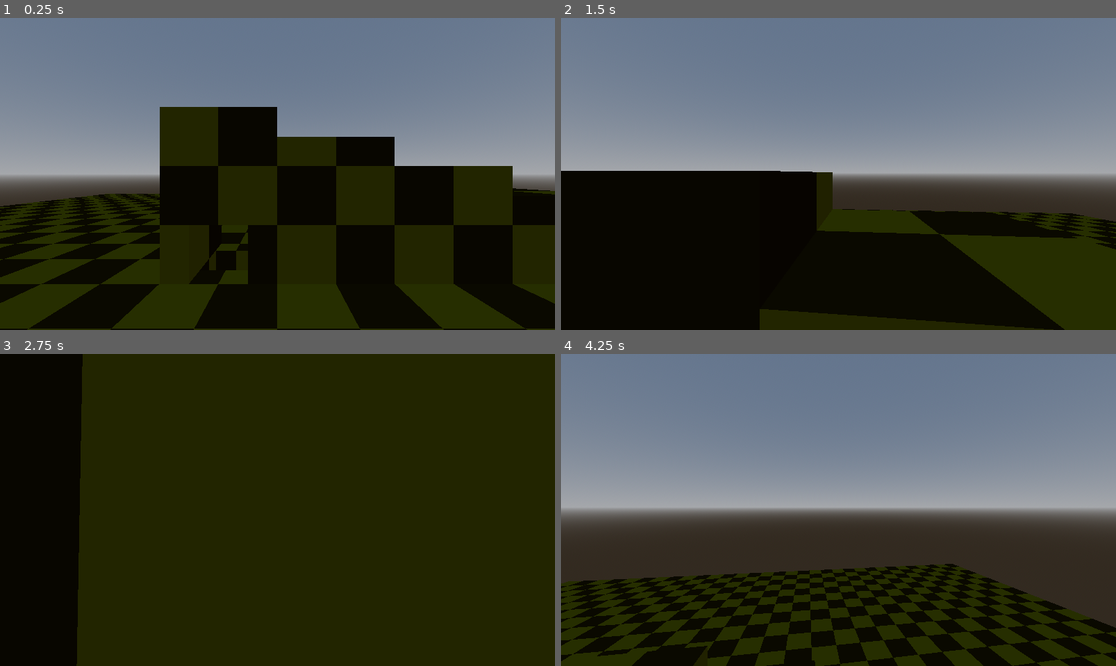
Above: before the commit, frames 1-4 (two rows, left to right).
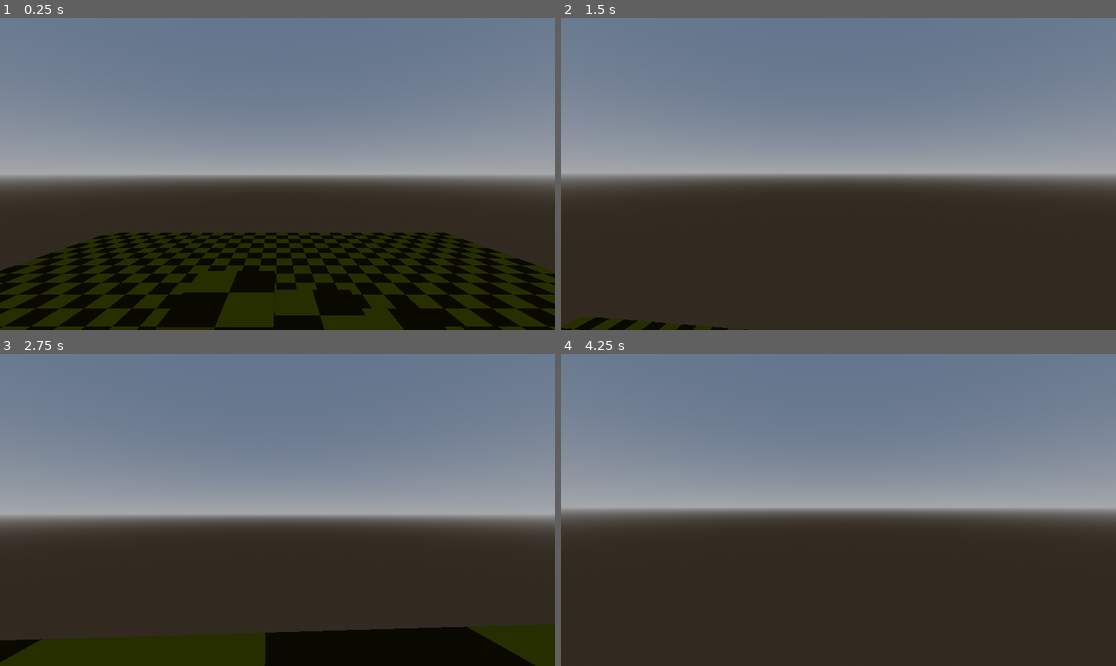
Above: after the commit, the same moments.

Repository: ColinVanderMeer/Extensibility
Game: Godot game, scene res://scenes/testMap.tscn
The game is run twice, just before and just after one commit, with the same random seed, the same clock (stepped at 60 frames per second) and the same inputs. The project has no main scene, so this scene is started directly.
Inputs (mouse positions are in pixels of both pictures, inside the frame that each line leads up to):
- Up to frame 1 (0.25 s): no input
- Up to frame 2 (1.5 s): tap Enter at 0.5 s; move the mouse to (866, 174) at 0.52 s; hold W (forward) from 0.53 s (still down); tap E (interact) at 0.6, 1.35 s; tap Space (jump) at 0.77 s; move the mouse to (810, 174) at 1.27 s
- Up to frame 3 (2.75 s): keep holding W (forward); tap Space (jump) at 1.52 s; move the mouse to (288, 503) at 2.02 s; hold 1 from 2.03 s (still down); tap E (interact) at 2.3 s
- Up to frame 4 (4.25 s): keep holding W (forward); move the mouse to (832, 516) at 2.77 s; release 1 at 2.78 s; tap 2 at 2.85 s; tap Space (jump) at 3.02, 3.77 s; tap E (interact) at 3.05, 3.8 s; move the mouse to (877, 513) at 3.52 s; hold 3 from 3.53 s (still down)

The runs differ from the first frame. In frame 1, 41% of the frame differs, in the area x 0-100%, y 28-100%; in frame 2, 44%; in frame 3, 95%, in the area x 0-100%, y 0-100%; in frame 4, 28%.

Commit message:
Add breakable walls

Diff:
--- a/scenes/player.gd
+++ b/scenes/player.gd
@@ -42,7 +42,7 @@
 					picked_object.collision_layer = 1
 					picked_object = null
 			SIZE.Big:
-				pass
+				break_wall()
 	if Input.is_physical_key_pressed(KEY_1):
 		playerSize = SIZE.Small
 	if Input.is_physical_key_pressed(KEY_2):
@@ -97,3 +97,9 @@
 	if collider != null and collider is RigidBody3D:
 		picked_object = collider
 		picked_object.collision_layer = 0
+
+func break_wall():
+	var collider = _raycast.get_collider()
+	print(collider)
+	if collider != null and collider is StaticBody3D and collider.collision_layer == 3:
+		collider.queue_free()
--- a/scenes/testMap.tscn
+++ b/scenes/testMap.tscn
@@ -26,24 +26,28 @@
 
 [sub_resource type="SphereShape3D" id="SphereShape3D_eps8r"]
 
-[sub_resource type="StandardMaterial3D" id="StandardMaterial3D_1u3oi"]
+[sub_resource type="BoxMesh" id="BoxMesh_o27dx"]
+
+[sub_resource type="BoxShape3D" id="BoxShape3D_0juyn"]
+
+[sub_resource type="StandardMaterial3D" id="StandardMaterial3D_tt2p3"]
 albedo_texture = ExtResource("4_8rnc1")
 metallic_specular = 0.0
 texture_filter = 2
 
-[sub_resource type="StandardMaterial3D" id="StandardMaterial3D_vhbu4"]
+[sub_resource type="StandardMaterial3D" id="StandardMaterial3D_nuapi"]
 albedo_texture = ExtResource("4_8rnc1")
 metallic_specular = 0.0
 texture_filter = 2
 
-[sub_resource type="ArrayMesh" id="ArrayMesh_7m33p"]
+[sub_resource type="ArrayMesh" id="ArrayMesh_c1oo0"]
 _surfaces = [{
 "aabb": AABB(-16, -1, -16, 32, 4, 32),
 "attribute_data": PackedByteArray("AACAwAAAAL8AAEDAAAAAvwAAQMAAAAAAAACAwAAAAAAAAABBAAAAvwAAAEEAAAAAAACAQAAAAAAAAADBAAAA …(4847 unchanged characters)…
 "format": 34359742487,
 "index_count": 684,
 "index_data": PackedByteArray("AAABAAIAAAACAAMABAAFAAYABwAIAAkACgALAAwACgAMAA0ADgAPABAADgAQABEAEgATABQAEgAUABUAFgAXABgA …(1739 unchanged characters)…
-"material": SubResource("StandardMaterial3D_1u3oi"),
+"material": SubResource("StandardMaterial3D_tt2p3"),
 "name": "C1A0_LABFLRC",
 "primitive": 3,
 "uv_scale": Vector4(0, 0, 0, 0),
@@ -63,98 +67,99 @@
 "vertex_data": PackedByteArray("AACgQQAAAAAAAIBAAADgQQAAAAAAAIBAAADgQQAAgL8AAIBAAACgQQAAgL8AAIBAAACgQQAAgL8AAIDAAADgQQA …(5035 unchanged characters)…
 }]
 
-[sub_resource type="ArrayOccluder3D" id="ArrayOccluder3D_tkh5s"]
+[sub_resource type="ArrayOccluder3D" id="ArrayOccluder3D_wsf7y"]
 vertices = PackedVector3Array(-8, 1, 16, -6, 1, 16, -6, 0, 16, -8, 0, 16, -8, 1, 16, -8, 0, 16, -8, 0, 8, -6, 1, 16, -6 …(7548 unchanged characters)…
 indices = PackedInt32Array(0, 0, 0, 0, 0, 0, 0, 0, 0, 0, 0, 0, 0, 0, 0, 0, 0, 0, 0, 0, 0, 0, 0, 0, 0, 0, 0, 0, 0, 0, 0, …(7530 unchanged characters)…
 
-[sub_resource type="ConvexPolygonShape3D" id="ConvexPolygonShape3D_xrw2h"]
+[sub_resource type="ConvexPolygonShape3D" id="ConvexPolygonShape3D_kst0h"]
 points = PackedVector3Array(-8, 1, 16, -6, 1, 16, -6, 0, 16, -8, 0, 16, -8, 0, 8, -6, 0, 8)
 
-[sub_resource type="ConvexPolygonShape3D" id="ConvexPolygonShape3D_6ppnq"]
+[sub_resource type="ConvexPolygonShape3D" id="ConvexPolygonShape3D_7wtfc"]
 points = PackedVector3Array(-6, 2, 16, -4, 2, 16, -4, 0, 16, -6, 0, 16, -6, 0, 8, -4, 0, 8)
 
-[sub_resource type="ConvexPolygonShape3D" id="ConvexPolygonShape3D_l0x5d"]
+[sub_resource type="ConvexPolygonShape3D" id="ConvexPolygonShape3D_3d1bo"]
 points = PackedVector3Array(-4, 3, 16, -2, 3, 16, -2, 0, 16, -4, 0, 16, -4, 0, 8, -2, 0, 8)
 
-[sub_resource type="ConvexPolygonShape3D" id="ConvexPolygonShape3D_6dsv2"]
+[sub_resource type="ConvexPolygonShape3D" id="ConvexPolygonShape3D_pw1lr"]
 points = PackedVector3Array(-2, 3, 16, 0, 3, 16, 0, 0, 16, -2, 0, 16, -2, 0, 8, -2, 3, 15, 0, 3, 15, 0, 0, 8)
 
-[sub_resource type="ConvexPolygonShape3D" id="ConvexPolygonShape3D_3o1gd"]
+[sub_resource type="ConvexPolygonShape3D" id="ConvexPolygonShape3D_oy3tl"]
 points = PackedVector3Array(0, 3, 16, 2, 3, 16, 2, 0, 16, 0, 0, 16, 0, 3, 14, 0, 0, 8, 2, 3, 14, 2, 0, 8)
 
-[sub_resource type="ConvexPolygonShape3D" id="ConvexPolygonShape3D_814m0"]
+[sub_resource type="ConvexPolygonShape3D" id="ConvexPolygonShape3D_weslo"]
 points = PackedVector3Array(2, 3, 16, 4, 3, 16, 4, 0, 16, 2, 0, 16, 2, 0, 8, 2, 3, 13, 4, 3, 13, 4, 0, 8)
 
-[sub_resource type="ConvexPolygonShape3D" id="ConvexPolygonShape3D_kin3i"]
+[sub_resource type="ConvexPolygonShape3D" id="ConvexPolygonShape3D_s2u6m"]
 points = PackedVector3Array(4, 3, 16, 6, 3, 16, 6, 0, 16, 4, 0, 16, 4, 0, 8, 4, 3, 12, 6, 3, 12, 6, 0, 8)
 
-[sub_resource type="ConvexPolygonShape3D" id="ConvexPolygonShape3D_xwp84"]
+[sub_resource type="ConvexPolygonShape3D" id="ConvexPolygonShape3D_kugyv"]
 points = PackedVector3Array(8, 0, 16, 6, 0, 16, 6, 3, 16, 8, 3, 16, 8, 3, 11, 8, 0, 8, 6, 0, 8, 6, 3, 11)
 
-[sub_resource type="ConvexPolygonShape3D" id="ConvexPolygonShape3D_gcir7"]
+[sub_resource type="ConvexPolygonShape3D" id="ConvexPolygonShape3D_27rvl"]
 points = PackedVector3Array(8, 1, -2, 6, 1, -2, 6, -0.03125, -2, 8, -0.03125, -2, 8, -0.03125, 0, 6, -0.03125, 0, 6, 1, 0, 8, 1, 0)
 
-[sub_resource type="ConvexPolygonShape3D" id="ConvexPolygonShape3D_vvdqw"]
+[sub_resource type="ConvexPolygonShape3D" id="ConvexPolygonShape3D_d0ic4"]
 points = PackedVector3Array(2, 2, 0, 4, 2, 0, 4, 0, 0, 2, 0, 0, 2, 0, -2, 4, 0, -2, 4, 2, -2, 2, 2, -2)
 
-[sub_resource type="ConvexPolygonShape3D" id="ConvexPolygonShape3D_up5tp"]
+[sub_resource type="ConvexPolygonShape3D" id="ConvexPolygonShape3D_eve82"]
 points = PackedVector3Array(2, 2.5, -2, 0, 2.5, -2, 0, 0, -2, 2, 0, -2, 2, 0, 0, 0, 0, 0, 0, 2.5, 0, 2, 2.5, 0)
 
-[sub_resource type="ConvexPolygonShape3D" id="ConvexPolygonShape3D_e2ty3"]
+[sub_resource type="ConvexPolygonShape3D" id="ConvexPolygonShape3D_yx6bb"]
 points = PackedVector3Array(6, 1.5, -2, 4, 1.5, -2, 4, 0, -2, 6, 0, -2, 6, 0, 0, 4, 0, 0, 4, 1.5, 0, 6, 1.5, 0)
 
-[sub_resource type="ConvexPolygonShape3D" id="ConvexPolygonShape3D_5qlbt"]
+[sub_resource type="ConvexPolygonShape3D" id="ConvexPolygonShape3D_wgfwp"]
 points = PackedVector3Array(10, 0.5, -2, 8, 0.5, -2, 8, 0, -2, 10, 0, -2, 10, 0, 0, 8, 0, 0, 8, 0.5, 0, 10, 0.5, 0)
 
-[sub_resource type="ConvexPolygonShape3D" id="ConvexPolygonShape3D_lvbsl"]
+[sub_resource type="ConvexPolygonShape3D" id="ConvexPolygonShape3D_my1s6"]
 points = PackedVector3Array(-0.5, 1, 0, -1.5, 1, 0, -1.5, 3, 0, -0.5, 3, 0, -0.5, 3, -2, -1.5, 3, -2, -1.5, 1, -2, -0.5, 1, -2)
 
-[sub_resource type="ConvexPolygonShape3D" id="ConvexPolygonShape3D_twppr"]
+[sub_resource type="ConvexPolygonShape3D" id="ConvexPolygonShape3D_my44k"]
 points = PackedVector3Array(-2, 3, 0, -1.5, 3, 0, -1.5, 0, 0, -2, 0, 0, -2, 0, -2, -1.5, 0, -2, -1.5, 3, -2, -2, 3, -2)
 
-[sub_resource type="ConvexPolygonShape3D" id="ConvexPolygonShape3D_bfnse"]
+[sub_resource type="ConvexPolygonShape3D" id="ConvexPolygonShape3D_g0on0"]
 points = PackedVector3Array(0, 3, -2, -0.5, 3, -2, -0.5, 0, -2, 0, 0, -2, 0, 0, 0, -0.5, 0, 0, -0.5, 3, 0, 0, 3, 0)
 
-[sub_resource type="ConvexPolygonShape3D" id="ConvexPolygonShape3D_io0h1"]
+[sub_resource type="ConvexPolygonShape3D" id="ConvexPolygonShape3D_vke1k"]
 points = PackedVector3Array(-0.5, -1, 16, -1.5, -1, 16, -1.5, 0, 16, -0.5, 0, 16, -0.5, 0, -0.5, -1.5, 0, -0.5, -1.5, -1, -0.5, -0.5, -1, -0.5)
 
-[sub_resource type="ConvexPolygonShape3D" id="ConvexPolygonShape3D_ttqrg"]
+[sub_resource type="ConvexPolygonShape3D" id="ConvexPolygonShape3D_vg2qc"]
 points = PackedVector3Array(-0.5, 0, -16, -1.5, 0, -16, -1.5, -1, -16, -0.5, -1, -16, -0.5, -1, -1.5, -1.5, -1, -1.5, -1.5, 0, -1.5, -0.5, 0, -1.5)
 
-[sub_resource type="ConvexPolygonShape3D" id="ConvexPolygonShape3D_rjono"]
+[sub_resource type="ConvexPolygonShape3D" id="ConvexPolygonShape3D_pxoql"]
 points = PackedVector3Array(-1.5, 0, 16, -1.5, -1, 16, -16, -1, 16, -16, 0, 16, -1.5, -1, -16, -1.5, 0, -16, -16, 0, -16, -16, -1, -16)
 
-[sub_resource type="ConvexPolygonShape3D" id="ConvexPolygonShape3D_2qnnm"]
+[sub_resource type="ConvexPolygonShape3D" id="ConvexPolygonShape3D_k3tet"]
 points = PackedVector3Array(-0.5, -1, -16, 16, -1, -16, 16, 0, -16, -0.5, 0, -16, -0.5, 0, 16, 16, 0, 16, 16, -1, 16, -0.5, -1, 16)
 
-[sub_resource type="ConvexPolygonShape3D" id="ConvexPolygonShape3D_x8o5p"]
+[sub_resource type="ConvexPolygonShape3D" id="ConvexPolygonShape3D_uhtce"]
 points = PackedVector3Array(20, 0, 4, 28, 0, 4, 28, -1, 4, 20, -1, 4, 20, -1, -4, 28, -1, -4, 28, 0, -4, 20, 0, -4)
 
-[sub_resource type="ConvexPolygonShape3D" id="ConvexPolygonShape3D_hem0r"]
+[sub_resource type="ConvexPolygonShape3D" id="ConvexPolygonShape3D_q6ofn"]
 points = PackedVector3Array(32, 0, 4, 40, 0, 4, 40, -1, 4, 32, -1, 4, 32, -1, -4, 40, -1, -4, 40, 0, -4, 32, 0, -4)
 
-[sub_resource type="ConvexPolygonShape3D" id="ConvexPolygonShape3D_rxvlq"]
+[sub_resource type="ConvexPolygonShape3D" id="ConvexPolygonShape3D_3xabi"]
 points = PackedVector3Array(44, 0, 4, 52, 0, 4, 52, -1, 4, 44, -1, 4, 44, -1, -4, 52, -1, -4, 52, 0, -4, 44, 0, -4)
 
-[sub_resource type="ConvexPolygonShape3D" id="ConvexPolygonShape3D_7yrml"]
+[sub_resource type="ConvexPolygonShape3D" id="ConvexPolygonShape3D_4s72r"]
 points = PackedVector3Array(34.5, 4, 4, 37.5, 4, 4, 37.5, 1, 4, 34.5, 1, 4, 34.5, 1, -4, 37.5, 1, -4, 37.5, 4, -4, 34.5, 4, -4)
 
-[sub_resource type="ConvexPolygonShape3D" id="ConvexPolygonShape3D_vx2hi"]
+[sub_resource type="ConvexPolygonShape3D" id="ConvexPolygonShape3D_0c7pd"]
 points = PackedVector3Array(37.5, 1, -4, 36.5, 1, -4, 36.5, 0, -4, 37.5, 0, -4, 37.5, 0, 2.5, 36.5, 0, 2.5, 36.5, 1, 2.5, 37.5, 1, 2.5)
 
-[sub_resource type="ConvexPolygonShape3D" id="ConvexPolygonShape3D_s7bm5"]
+[sub_resource type="ConvexPolygonShape3D" id="ConvexPolygonShape3D_y8ta5"]
 points = PackedVector3Array(36.5, 1, -4, 34.5, 1, -4, 34.5, 0, -4, 36.5, 0, -4, 36.5, 0, -3.5, 34.5, 0, -3.5, 34.5, 1, -3.5, 36.5, 1, -3.5)
 
-[sub_resource type="ConvexPolygonShape3D" id="ConvexPolygonShape3D_c0hcn"]
+[sub_resource type="ConvexPolygonShape3D" id="ConvexPolygonShape3D_w74yv"]
 points = PackedVector3Array(35.5, 1, -2.5, 34.5, 1, -2.5, 34.5, 0, -2.5, 35.5, 0, -2.5, 35.5, 0, 4, 34.5, 0, 4, 34.5, 1, 4, 35.5, 1, 4)
 
-[sub_resource type="ConvexPolygonShape3D" id="ConvexPolygonShape3D_3navu"]
+[sub_resource type="ConvexPolygonShape3D" id="ConvexPolygonShape3D_5pma5"]
 points = PackedVector3Array(35.5, 1, 4, 37.5, 1, 4, 37.5, 0, 4, 35.5, 0, 4, 35.5, 0, 3.5, 37.5, 0, 3.5, 37.5, 1, 3.5, 35.5, 1, 3.5)
 
 [node name="Node3D" type="Node3D"]
 
 [node name="Player" parent="." instance=ExtResource("5_hx8uw")]
 transform = Transform3D(1, 0, 0, 0, 1, 0, 0, 0, 1, 0.00583649, 0.29806, 3.45362)
+playerSize = 2
 
 [node name="WorldEnvironment" type="WorldEnvironment" parent="."]
 environment = SubResource("Environment_f4d0q")
@@ -227,6 +232,17 @@
 
 [node name="CollisionShape3D" type="CollisionShape3D" parent="ExtraAssets/BoxWall6"]
 shape = SubResource("BoxShape3D_7mlvt")
+
+[node name="BreakableWall" type="StaticBody3D" parent="ExtraAssets"]
+transform = Transform3D(1, 0, 0, 0, 4.38212, 0, 0, 0, 6.85567, 15.5068, 2.17636, -0.024334)
+collision_layer = 3
+
+[node name="MeshInstance3D" type="MeshInstance3D" parent="ExtraAssets/BreakableWall"]
+mesh = SubResource("BoxMesh_o27dx")
+skeleton = NodePath("../..")
+
+[node name="CollisionShape3D" type="CollisionShape3D" parent="ExtraAssets/BreakableWall"]
+shape = SubResource("BoxShape3D_0juyn")
 
 [node name="FuncGodotMap" type="Node3D" parent="."]
 script = ExtResource("2_0glab")
Not shown: 3 places in scenes/testMap.tscn that only renumber resources
